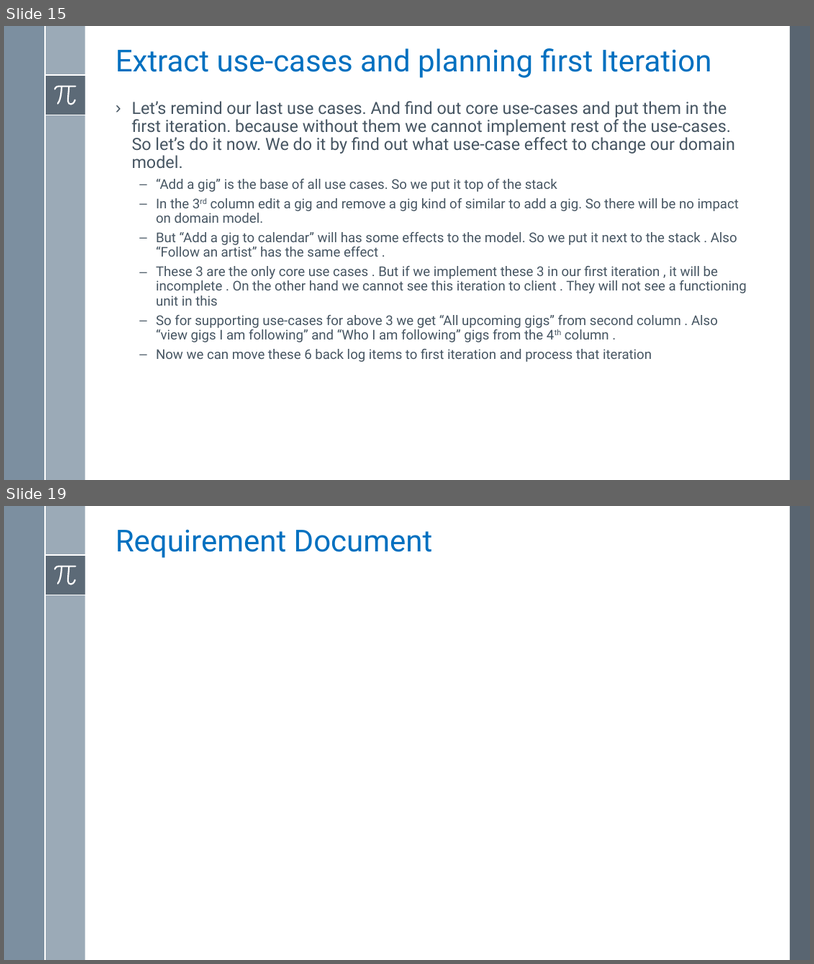
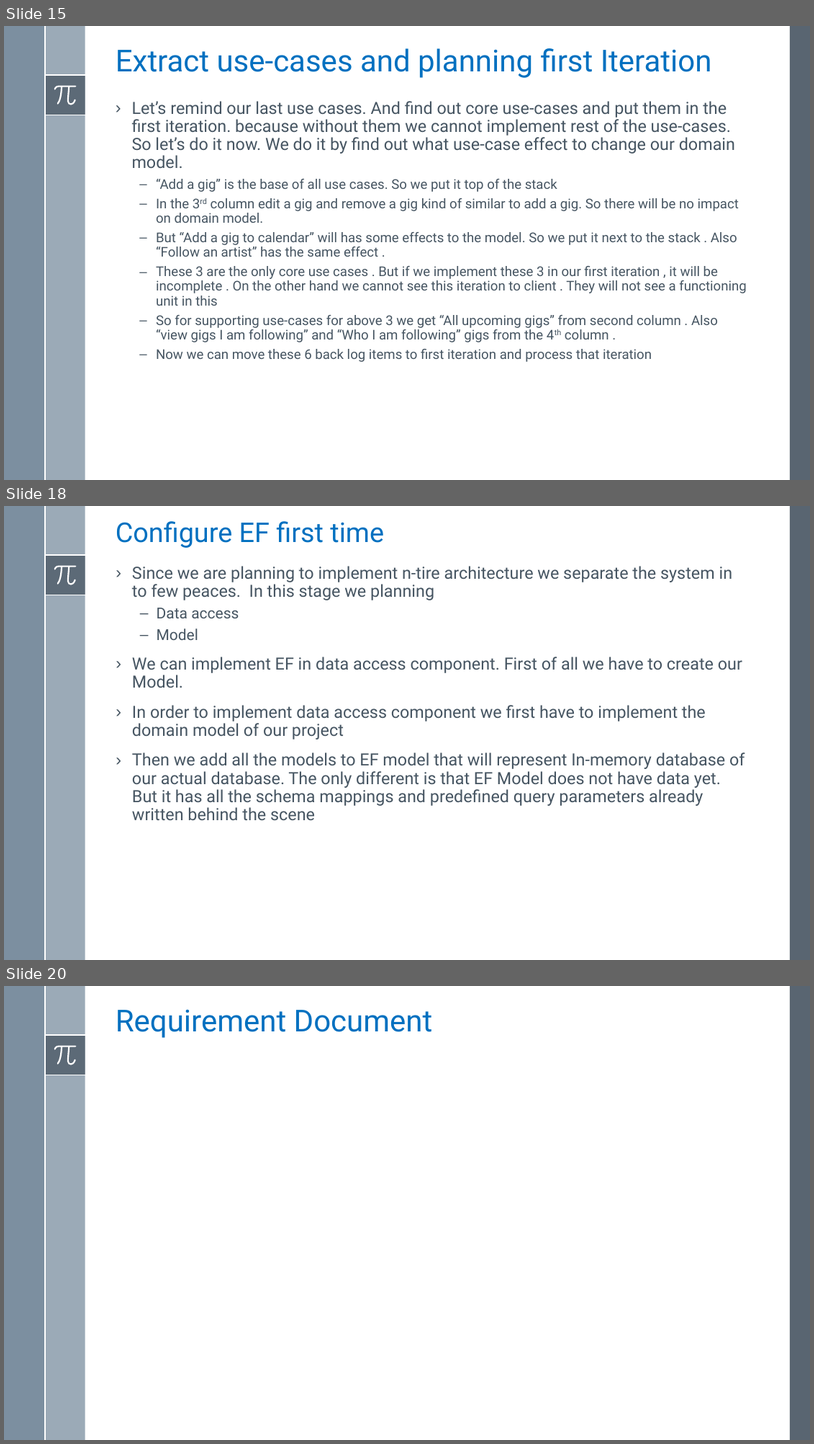
Before and after one commit to asachanxxx/WebApiTraning, a slide deck: Notes/Lesson 1/Lesson 1 - Implement First Bound Context Using Entity Framework.pptx. Shown one above the other, each under a label of ours: slides 15 and 19 before the commit, slides 15, 18 and 20 after it; the slides between them are not shown. The pictures are 814x964 and 814x1444 pixels, drawn with LibreOffice and Linux fonts; fonts in the diff are those of the drawing. Boxes give left, top, right and bottom in pixels: in the first picture for what was removed or moved away, otherwise in the second. Text is boxed around its words. In the diff, an @@ line names an element or a change of style, - is before the commit and + after.

```diff
--- a/Notes/Lesson 1/Lesson 1 - Implement First Bound Context Using Entity Framework.pptx
+++ b/Notes/Lesson 1/Lesson 1 - Implement First Bound Context Using Entity Framework.pptx
@@ slide 18 added at <box>4,506,810,960</box>, background #FFFFFF; not listed: 8 template elements that a slide beside it also shows @@
@@ title added at <box>116,521,384,548</box>, 32.4 pt, text #0070C0 @@
+Configure EF first time
@@ text added at <box>132,566,745,820</box>, 20 pt, text #465562 @@
+› Since we are planning to implement n-tire architecture we separate the system in to few peaces. In this stage we planning
+  – Data access
+  – Model
+› We can implement EF in data access component. First of all we have to create our Model.
+› In order to implement data access component we first have to implement the domain model of our project
+› Then we add all the models to EF model that will represent In-memory database of our actual database. The only different is that EF Model does not have data yet. But it has all the schema mappings and predefined query parameters already written behind the scene
@@ what was slide 19 is now slide 20 @@
```
Also in this commit, not shown: 2 slides changed, 2 other slides added, 3 slides removed.
